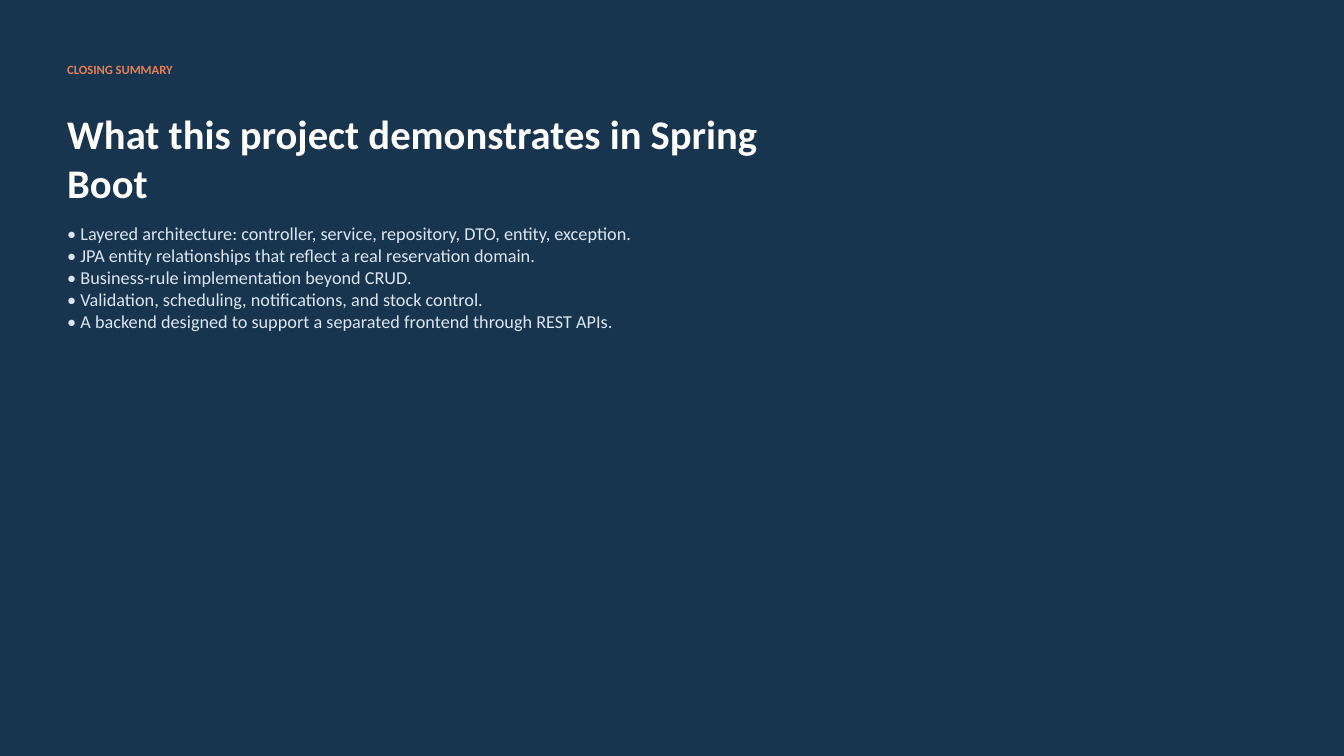
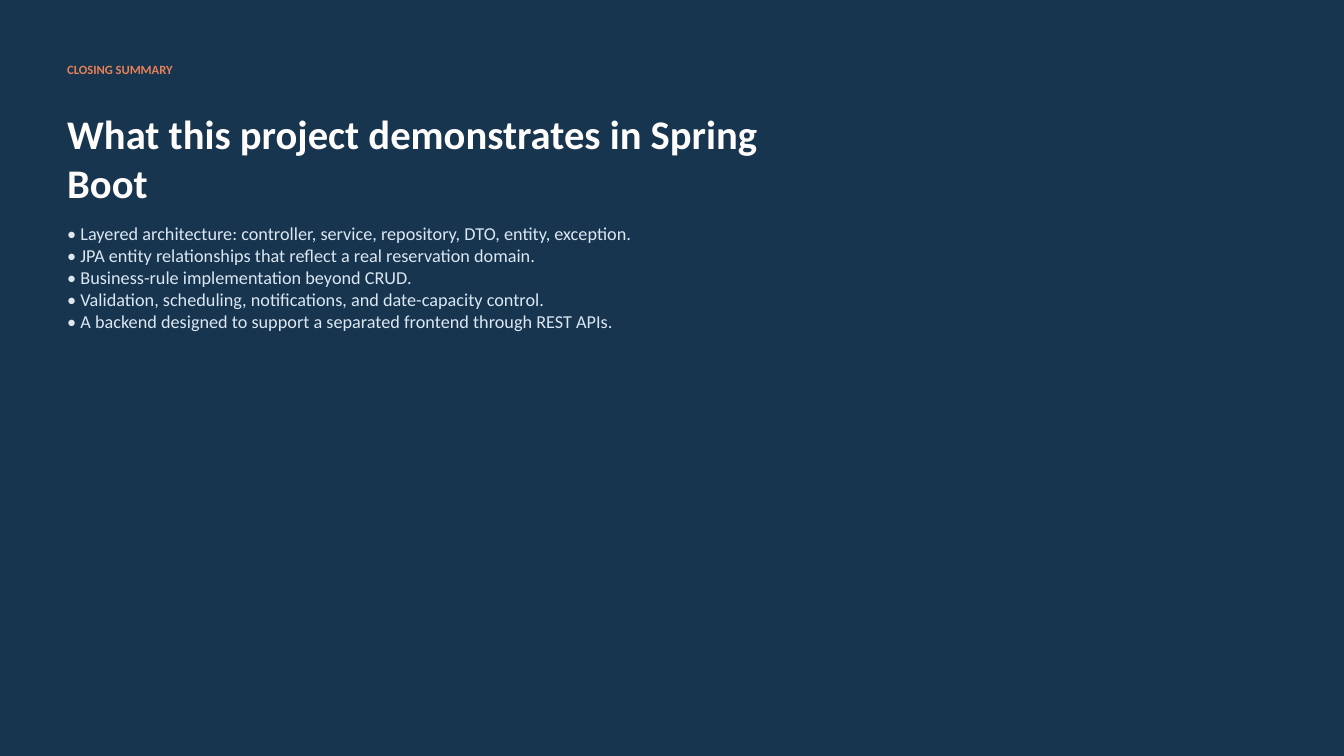
Before and after one commit to montassar1234/campus-resourcely, a slide deck: slide 11 of docs/Campus-Resourcely-Spring-Boot-Defense.pptx. Drawn at 1344x756 pixels with LibreOffice and Linux fonts; fonts in the diff are those of the drawing. Boxes give left, top, right and bottom in pixels: in the first picture for what was removed or moved away, otherwise in the second. Text is boxed around its words. In the diff, an @@ line names an element or a change of style, - is before the commit and + after.

```diff
--- a/docs/Campus-Resourcely-Spring-Boot-Defense.pptx
+++ b/docs/Campus-Resourcely-Spring-Boot-Defense.pptx
@@ text at bbox=[80, 293, 544, 309]: text changed @@
-• Validation, scheduling, notifications, and stock control.
+• Validation, scheduling, notifications, and date-capacity control.
```
Also in this commit, not shown: 8 other slides changed, 28 other files.
